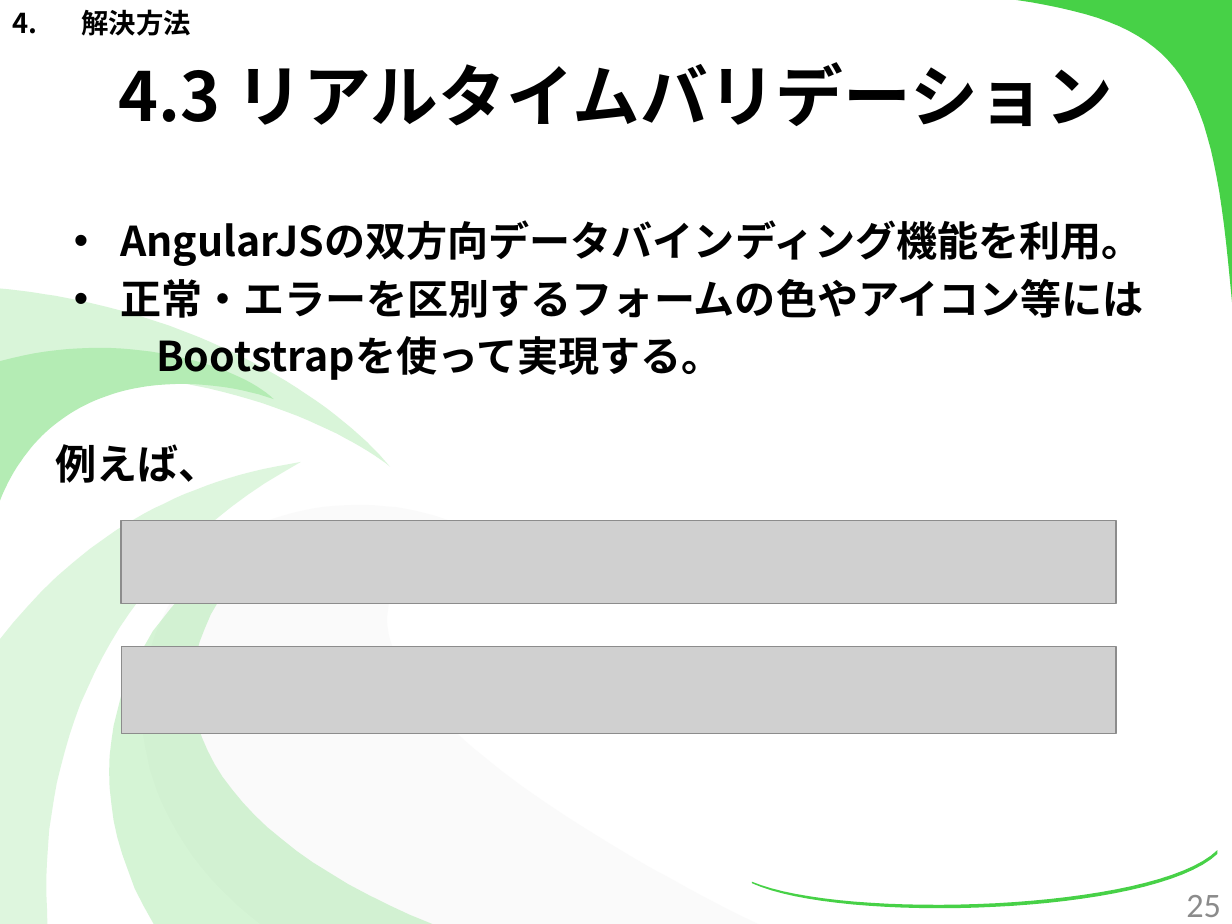
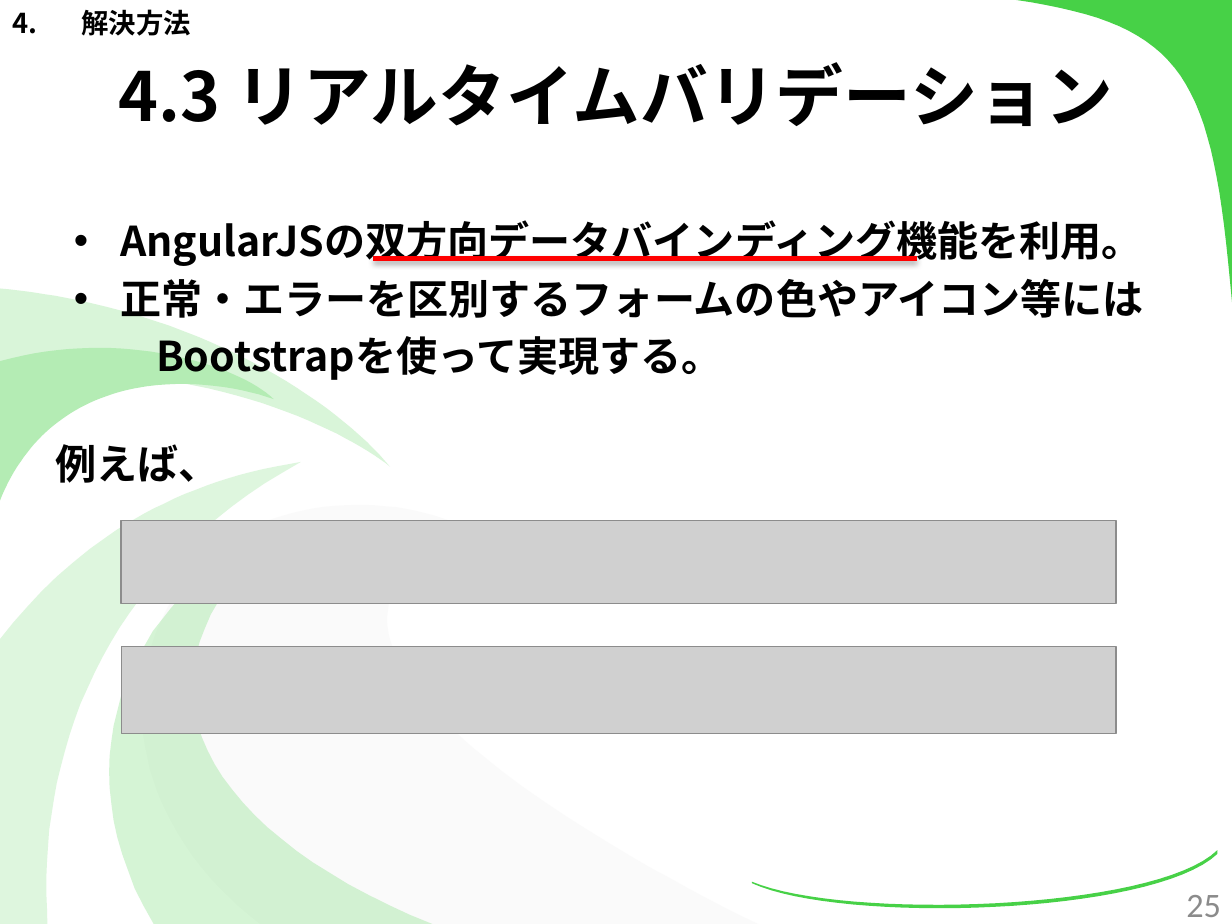
Before and after one commit to kotaro0717/Report-Management, a slide deck: slide 25 of PowerPoint/report_hokada.pptx. Drawn at 1232x924 pixels with LibreOffice and Linux fonts; fonts in the diff are those of the drawing; grey boxes stand for pictures. Boxes give left, top, right and bottom in pixels: in the first picture for what was removed or moved away, otherwise in the second. Text is boxed around its words. In the diff, an @@ line names an element or a change of style, - is before the commit and + after.

```diff
--- a/PowerPoint/report_hokada.pptx
+++ b/PowerPoint/report_hokada.pptx
@@ line added from (373, 259) to (917, 259), #FF0000 3 pt @@
```
Also in this commit, not shown: 8 other slides changed, 2 slides added.
